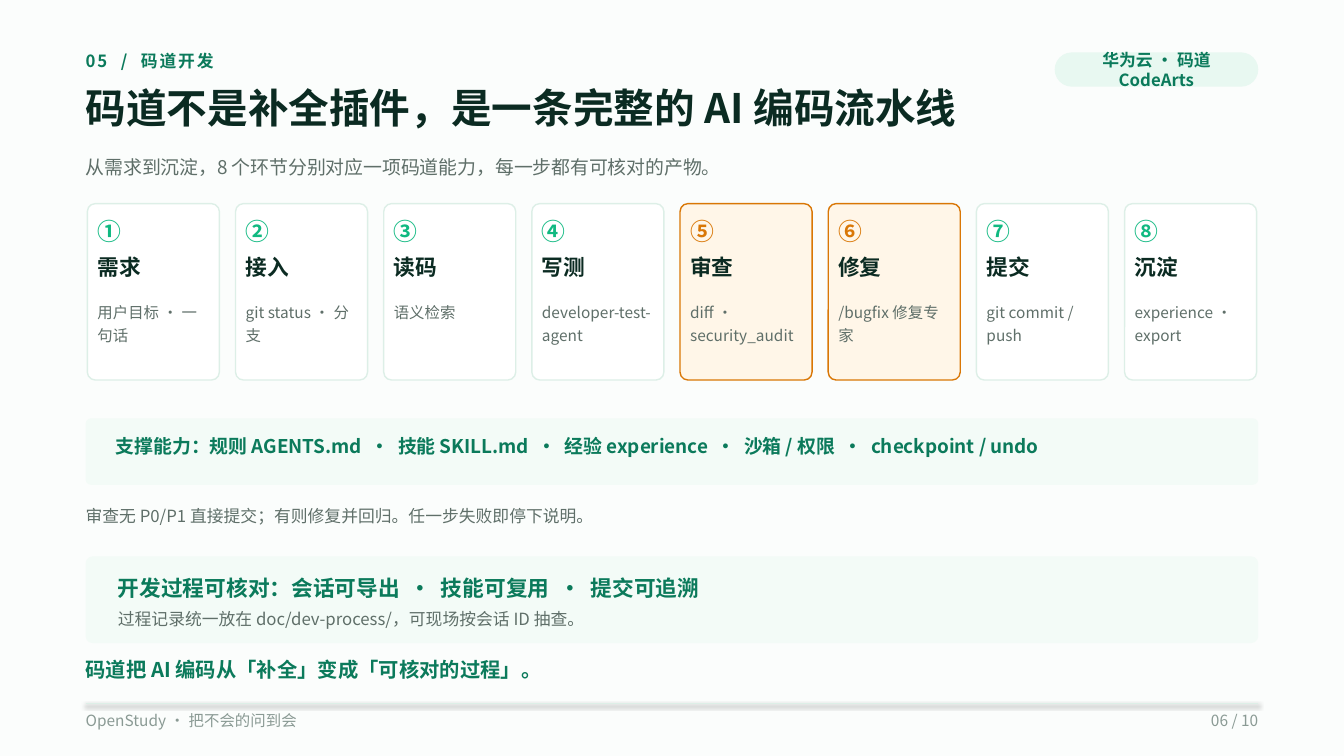
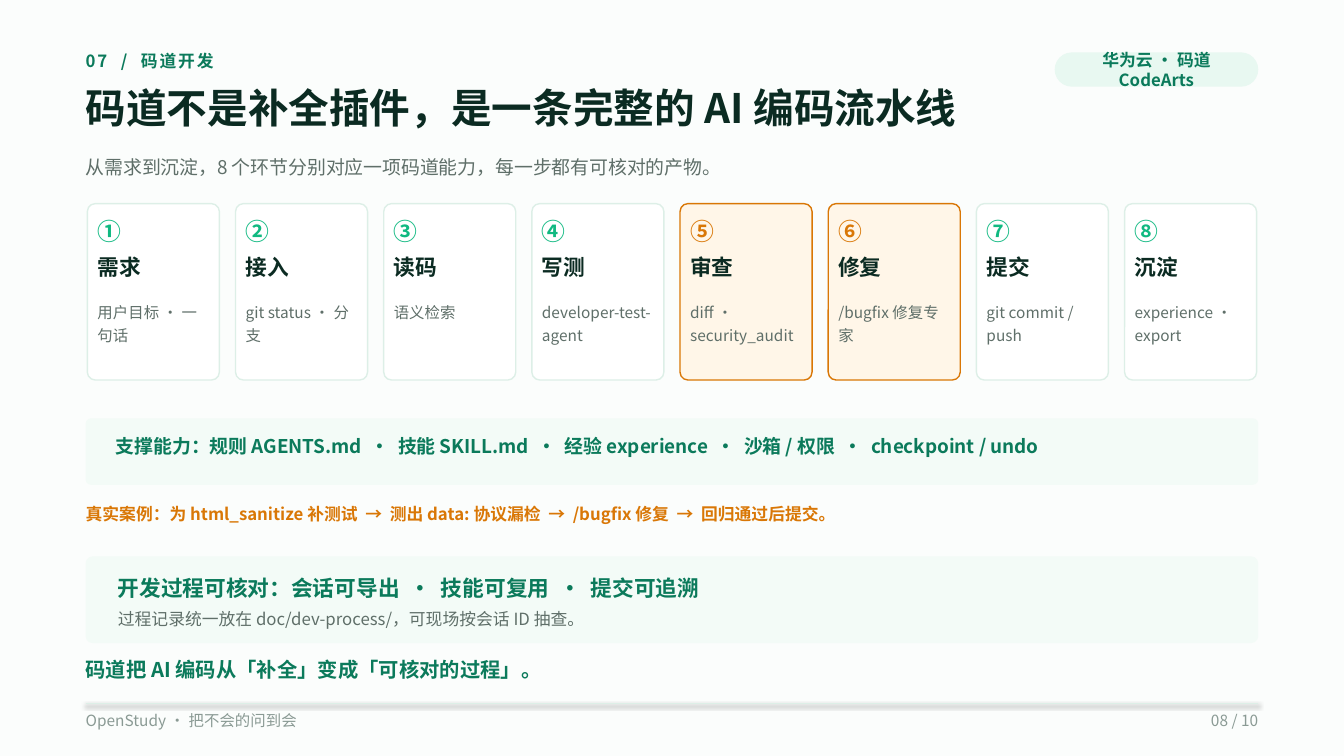
Before and after one commit to wufeng1234567/openstudy-fastapi-ts, a slide deck: slide 8 of doc/competition/OpenStudy-10页-V3-码道版.pptx (slide 6 before the commit). Drawn at 1344x756 pixels with LibreOffice and Linux fonts; fonts in the diff are those of the drawing. Boxes give left, top, right and bottom in pixels: in the first picture for what was removed or moved away, otherwise in the second. Text is boxed around its words. In the diff, an @@ line names an element or a change of style, - is before the commit and + after.

```diff
--- a/doc/competition/OpenStudy-10页-V3-码道版.pptx
+++ b/doc/competition/OpenStudy-10页-V3-码道版.pptx
@@ text at (86,52,214,69): text changed @@
-05 / 码道开发
+07 / 码道开发
@@ text at (86,505,835,524): text changed; text colour #5F6F69 to #D97706; bold on @@
-审查无 P0/P1 直接提交；有则修复并回归。任一步失败即停下说明。
+真实案例：为 html_sanitize 补测试 → 测出 data: 协议漏检 → /bugfix 修复 → 回归通过后提交。
```
Also in this commit, not shown: 5 other slides changed, 3 slides added, 3 slides removed, 28 other files.
